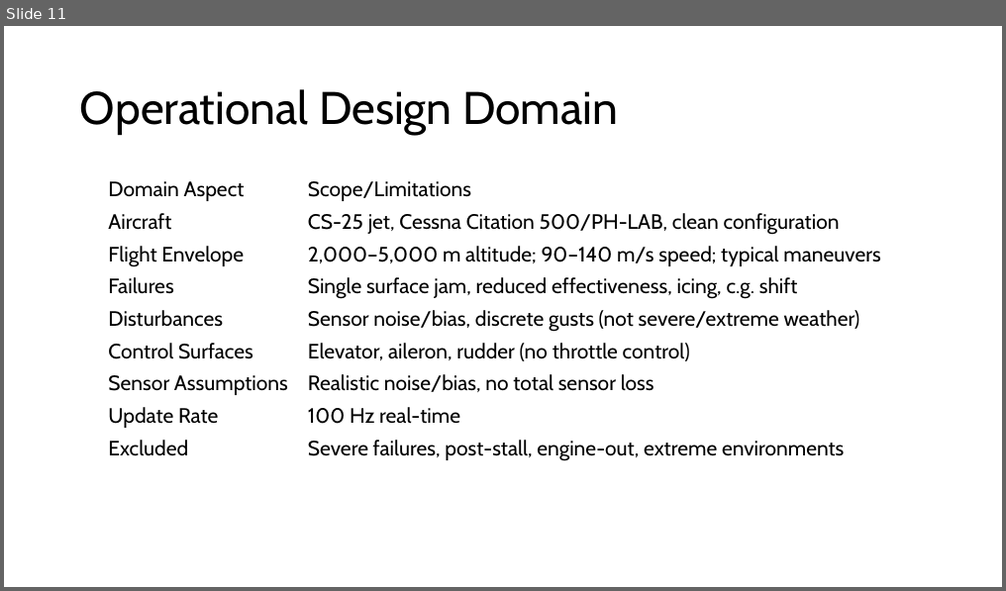
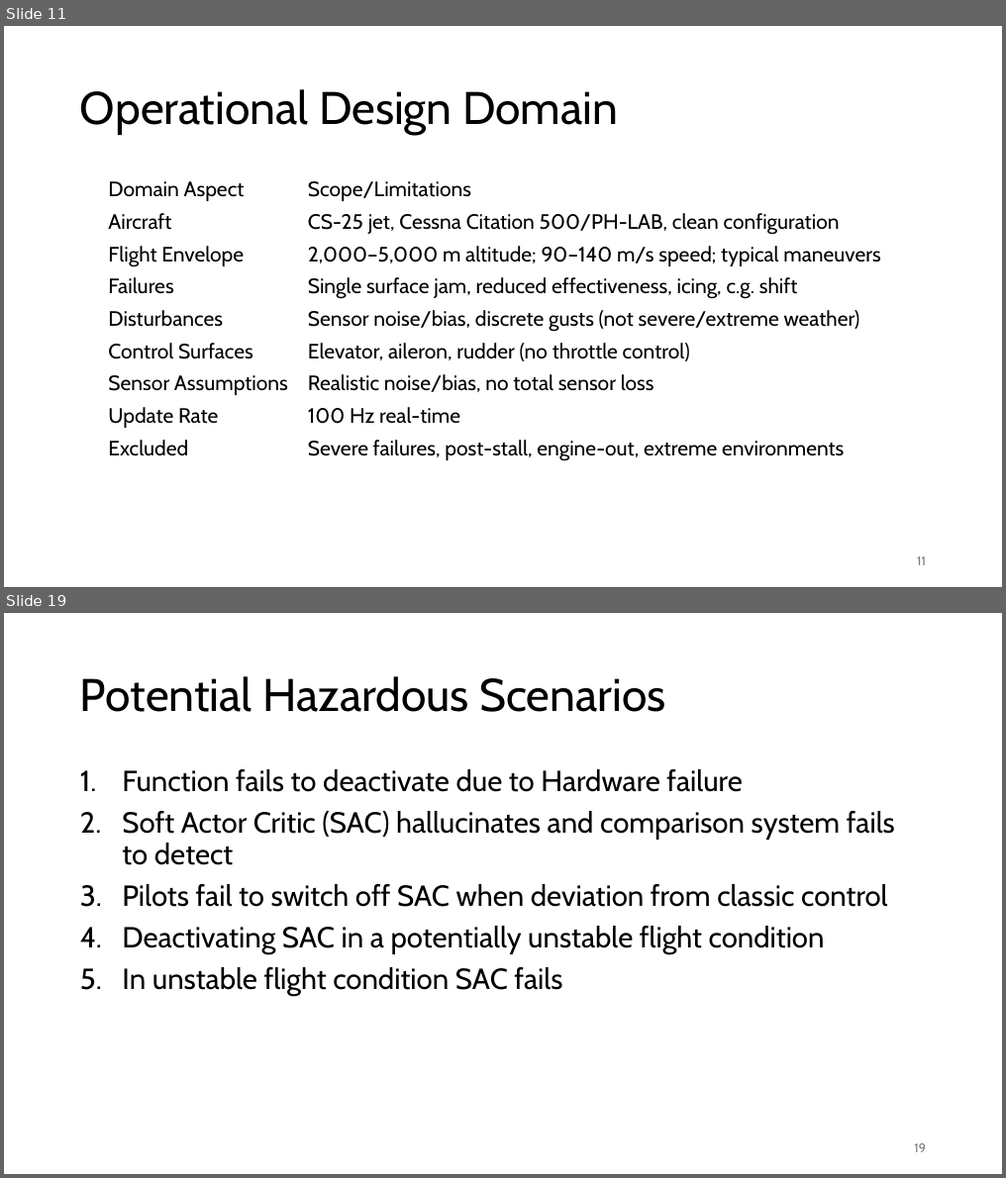
Before and after one commit to Niels149/AIASFault, a slide deck: AIASPres.pptx. Shown one above the other, each under a label of ours: slide 11 before the commit, slides 11 and 19 after it; the slides between them are not shown. The pictures are 1006x591 and 1006x1178 pixels, drawn with LibreOffice and Linux fonts; fonts in the diff are those of the drawing. Boxes give left, top, right and bottom in pixels: in the first picture for what was removed or moved away, otherwise in the second. Text is boxed around its words. In the diff, an @@ line names an element or a change of style, - is before the commit and + after.

```diff
--- a/AIASPres.pptx
+++ b/AIASPres.pptx
@@ slide 19 added at [4, 613, 1002, 1174], background #FFFFFF @@
@@ title added at [80, 676, 665, 712], 44 pt, text #000000 @@
+Potential Hazardous Scenarios
@@ text added at [122, 769, 895, 997], 28 pt, text #000000 @@
+1. Function fails to deactivate due to Hardware failure
+2. Soft Actor Critic (SAC) hallucinates and comparison system fails to detect
+3. Pilots fail to switch off SAC when deviation from classic control
+4. Deactivating SAC in a potentially unstable flight condition
+5. In unstable flight condition SAC fails
@@ page number added at [914, 1144, 926, 1153], 12 pt, text #797979 @@
+19
@@ slide 11 changed as well @@
@@ page number added at [917, 557, 926, 566], 12 pt, text #797979 @@
+11
```
Also in this commit, not shown: 9 other slides changed, 9 other slides added, 1 other file.
